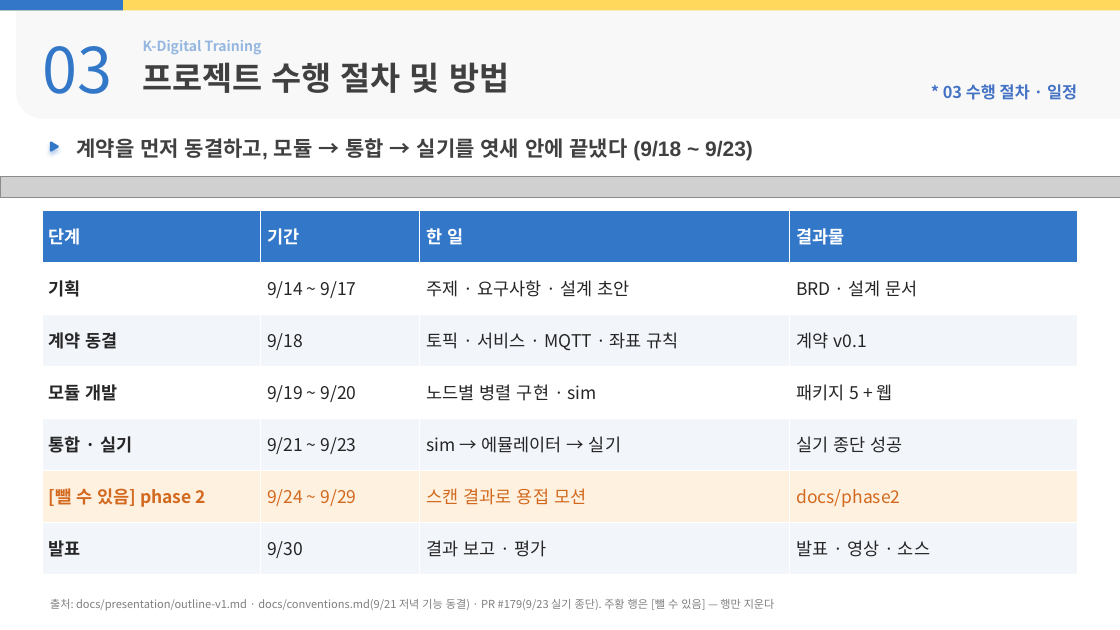
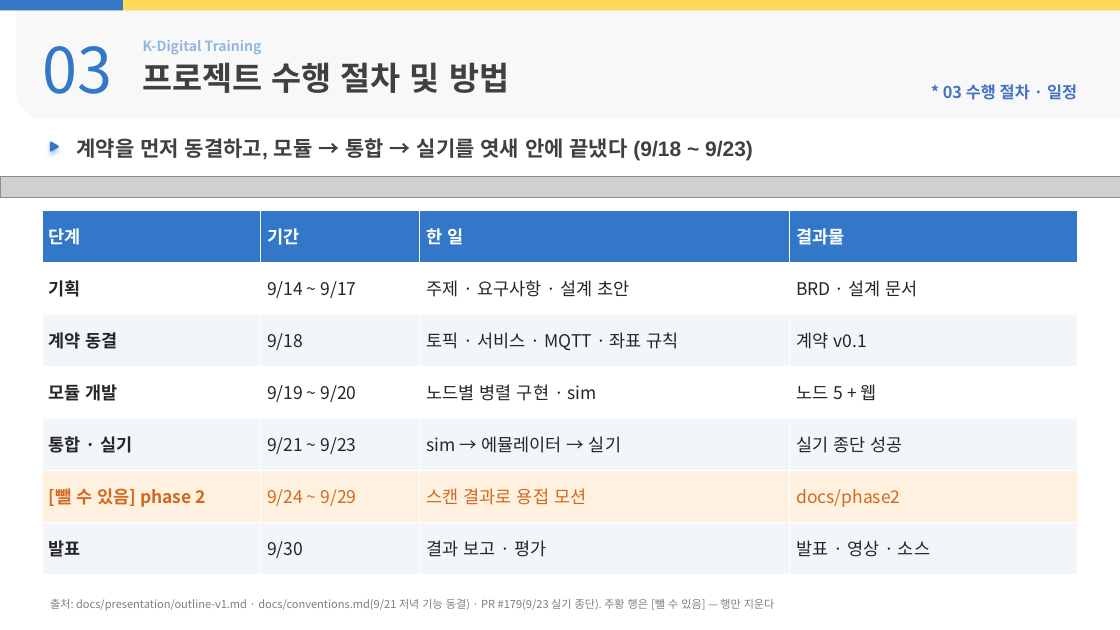
Before and after one commit to yujh5537/rokey_cobot1_Weld-Made, a slide deck: slide 8 of docs/presentation/slides-byeonghu.pptx. Drawn at 1120x630 pixels with LibreOffice and Linux fonts; fonts in the diff are those of the drawing; grey boxes stand for pictures; background and template pictures are left out. Boxes give left, top, right and bottom in pixels: in the first picture for what was removed or moved away, otherwise in the second. Text is boxed around its words. In the diff, an @@ line names an element or a change of style, - is before the commit and + after.

```diff
--- a/docs/presentation/slides-byeonghu.pptx
+++ b/docs/presentation/slides-byeonghu.pptx
@@ table at [42, 210, 1078, 575] @@
-row 4, column 4: 패키지 5 + 웹
+row 4, column 4: 노드 5 + 웹
```
Also in this commit, not shown: 7 other slides changed, 11 other files.
